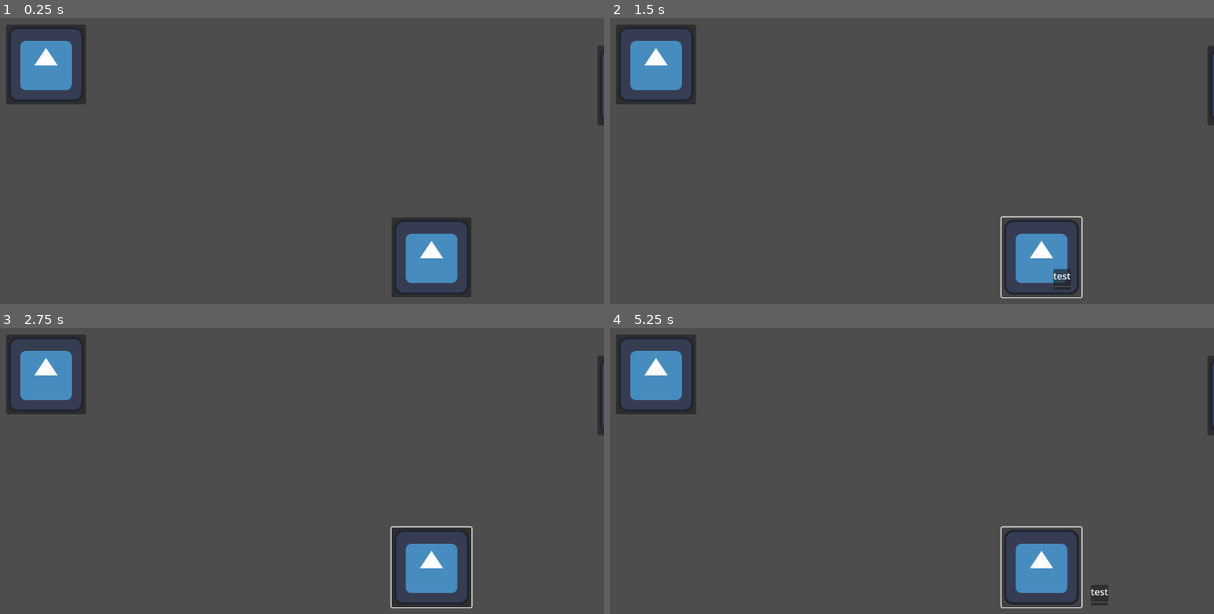
Above: before the commit, frames 1-4 (two rows, left to right).
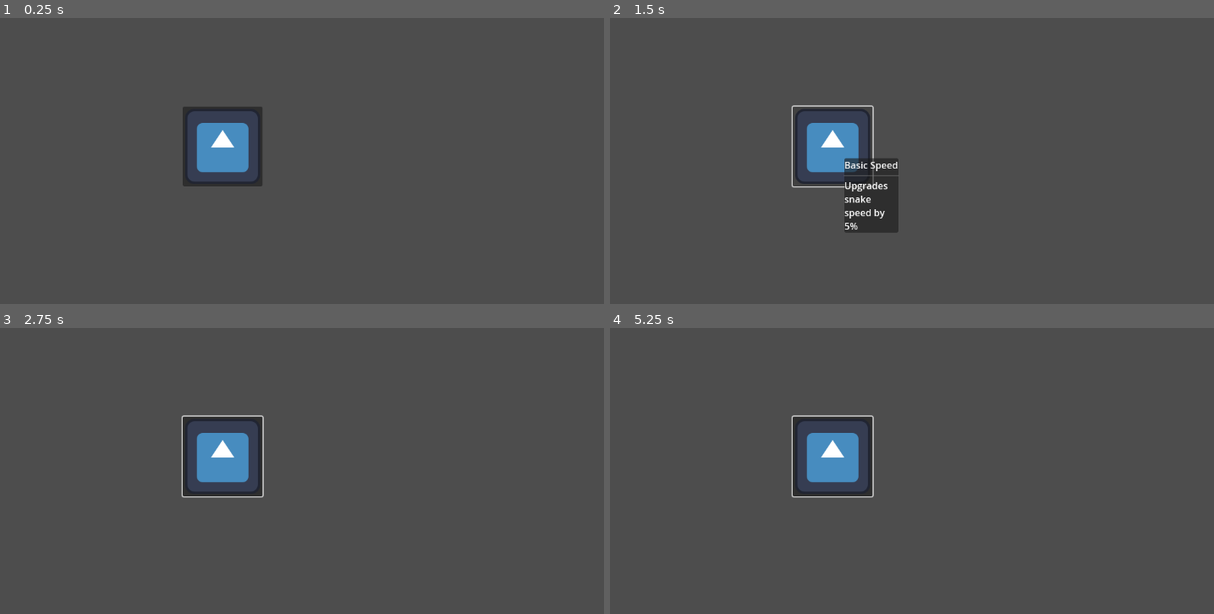
Above: after the commit, the same moments.

Repository: tylercchase/gmtk-2025
Game: Godot game, scene res://src/menus/upgrade/upgrade_menu.tscn
Same seed, same stepped clock (60 frames per second), same inputs: the game is played once before the commit and once after it. This scene is started directly instead of the project's main scene. The engine's default icon, where the game draws it, is replaced by a stand-in: a white triangle on a blue panel in a dark square.
Inputs (mouse positions are in pixels of both pictures, inside the frame that each line leads up to; where the layout moved, square brackets give the same spot in the first picture):
- Up to frame 1 (0.25 s): no input
- Up to frame 2 (1.5 s): click (658, 63) at 0.52 s; click (833, 146) [1038, 258] at 1.25 s
- Up to frame 3 (2.75 s): tap Enter at 2 s; move the mouse to (416, 496) at 2.02 s; hold D (move_right) from 2.03 s (still down); click (416, 496) at 2.1 s
- Up to frame 4 (5.25 s): tap Space at 2.75, 4.25 s; move the mouse to (742, 533) at 2.77 s; release D (move_right) at 2.78 s; hold A (move_left) 2.78-3.53 s; click (742, 533) at 2.85 s; tap Enter at 3.5, 5 s; move the mouse to (942, 433) at 3.52 s; hold D (move_right) 3.53-5.03 s; click (942, 433) at 3.6 s; move the mouse to (839, 591) at 4.27 s; click (839, 591) at 4.35 s; move the mouse to (1081, 573) at 5.02 s; hold A (move_left) from 5.03 s (still down); click (1081, 573) at 5.1 s

The runs differ from the first frame. In frame 1, 7.3% of the frame differs, in the area x 0-100%, y 2-98%; in frame 2, 9.0%; in frame 3, 7.9%; in frame 4, 7.6%.

Commit message:
feat: upgrade types and setup

Diff:
--- a/src/menus/tooltip/upgrade_tooltip.gd
+++ b/src/menus/tooltip/upgrade_tooltip.gd
@@ -1,13 +1,17 @@
 extends PanelContainer
 
+@export var upgrade_title: Label
+@export var upgrade_description: RichTextLabel
 
 func _ready() -> void:
     Events.tooltip_changed.connect(_on_tooltip_changed)
     visible = false
 
 func update_info(upgrade: Upgrade):
-    print(upgrade)
     visible = true
+    upgrade_title.text = upgrade.name
+    upgrade_description.text = upgrade.description
+
 
 
 func _process(delta: float) -> void:
--- a/src/menus/tooltip/upgrade_tooltip.tscn
+++ b/src/menus/tooltip/upgrade_tooltip.tscn
@@ -2,13 +2,15 @@
 
 [ext_resource type="Script" uid="uid://dd356e1mep0u7" path="res://src/menus/tooltip/upgrade_tooltip.gd" id="1_6y7um"]
 
-[node name="UpgradeTooltip" type="PanelContainer"]
+[node name="UpgradeTooltip" type="PanelContainer" node_paths=PackedStringArray("upgrade_title", "upgrade_description")]
 anchors_preset = 15
 anchor_right = 1.0
 anchor_bottom = 1.0
 grow_horizontal = 2
 grow_vertical = 2
 script = ExtResource("1_6y7um")
+upgrade_title = NodePath("VBoxContainer/Label")
+upgrade_description = NodePath("VBoxContainer/RichTextLabel")
 
 [node name="VBoxContainer" type="VBoxContainer" parent="."]
 layout_mode = 2
--- a/src/menus/upgrade/upgrade_menu.tscn
+++ b/src/menus/upgrade/upgrade_menu.tscn
@@ -1,34 +1,9 @@
-[gd_scene load_steps=9 format=3 uid="uid://dwumukl8x0xq7"]
+[gd_scene load_steps=5 format=3 uid="uid://dwumukl8x0xq7"]
 
 [ext_resource type="Script" uid="uid://hso657cchuqb" path="res://src/menus/upgrade/tree_camera.gd" id="1_5gbj0"]
 [ext_resource type="PackedScene" uid="uid://b2e3cqoh7f5l1" path="res://src/menus/upgrade/upgrade_button.tscn" id="2_5gbj0"]
-[ext_resource type="Script" uid="uid://ps2c8mb4abcu" path="res://src/upgrades/upgrade_requirement.gd" id="3_m5u62"]
-[ext_resource type="Script" uid="uid://cndo4mrkn07ft" path="res://src/upgrades/upgrade.gd" id="4_siov3"]
+[ext_resource type="Resource" uid="uid://4pqkh6ahfar4" path="res://src/upgrades/upgrades/resources/basic_speed.tres" id="3_m5u62"]
 [ext_resource type="PackedScene" uid="uid://dhisaf2mh2g72" path="res://src/menus/tooltip/upgrade_tooltip.tscn" id="5_siov3"]
-
-[sub_resource type="Resource" id="Resource_ynbbg"]
-script = ExtResource("4_siov3")
-name = "Test"
-description = "A test of this system"
-id = "test"
-requirements = Array[ExtResource("3_m5u62")]([])
-metadata/_custom_type_script = "uid://cndo4mrkn07ft"
-
-[sub_resource type="Resource" id="Resource_53qew"]
-script = ExtResource("4_siov3")
-name = "ahhhhhh"
-description = "ahhhhhh"
-id = "ah"
-requirements = Array[ExtResource("3_m5u62")]([])
-metadata/_custom_type_script = "uid://cndo4mrkn07ft"
-
-[sub_resource type="Resource" id="Resource_siov3"]
-script = ExtResource("4_siov3")
-name = "Test2"
-description = "test"
-id = "test2"
-requirements = Array[ExtResource("3_m5u62")]([])
-metadata/_custom_type_script = "uid://cndo4mrkn07ft"
 
 [node name="UpgradeMenu" type="Node2D"]
 
@@ -37,24 +12,10 @@
 script = ExtResource("1_5gbj0")
 
 [node name="Button" parent="." instance=ExtResource("2_5gbj0")]
-offset_left = 138.0
-offset_top = -70.0
-offset_right = 274.0
-offset_bottom = 66.0
-upgrade_resource = SubResource("Resource_ynbbg")
-
-[node name="Button3" parent="." instance=ExtResource("2_5gbj0")]
-offset_left = 489.0
-offset_top = -363.0
-offset_right = 625.0
-offset_bottom = -227.0
-upgrade_resource = SubResource("Resource_53qew")
-
-[node name="Button2" parent="." instance=ExtResource("2_5gbj0")]
-offset_left = -519.0
-offset_top = -399.0
-offset_right = -383.0
-offset_bottom = -263.0
-upgrade_resource = SubResource("Resource_siov3")
+offset_left = -218.0
+offset_top = -259.0
+offset_right = -82.0
+offset_bottom = -123.0
+upgrade_resource = ExtResource("3_m5u62")
 
 [node name="UpgradeTooltip" parent="." instance=ExtResource("5_siov3")]
--- a/src/upgrades/upgrade.gd
+++ b/src/upgrades/upgrade.gd
@@ -5,4 +5,11 @@
 @export_multiline var description: String # some way of filling in the description later
 @export var id: String
 
+@export var purchase_prices: Array[int] # maybe needs a resource here for different types of currencies?? or an enum
+# also acts as a max-level count by the amount of purchase prices listed
+
 @export var requirements: Array[UpgradeRequirement]
+
+
+func on_buy_level(): # I wish we were in godot 4.5, where there's abstract classes ;-;
+    pass
--- /dev/null
+++ b/src/upgrades/upgrades/resources/basic_speed.tres
@@ -0,0 +1,16 @@
+[gd_resource type="Resource" script_class="StatUpgrade" load_steps=3 format=3 uid="uid://4pqkh6ahfar4"]
+
+[ext_resource type="Script" uid="uid://ps2c8mb4abcu" path="res://src/upgrades/upgrade_requirement.gd" id="1_3w3fe"]
+[ext_resource type="Script" uid="uid://bnner40wkr4wm" path="res://src/upgrades/upgrades/stat_upgrade.gd" id="2_3w3fe"]
+
+[resource]
+script = ExtResource("2_3w3fe")
+stat = 0
+amount = 1.05
+type = 2
+name = "Basic Speed"
+description = "Upgrades snake speed by 5%"
+id = "basic-speed"
+purchase_prices = Array[int]([5])
+requirements = Array[ExtResource("1_3w3fe")]([])
+metadata/_custom_type_script = "uid://bnner40wkr4wm"
--- /dev/null
+++ b/src/upgrades/upgrades/stat_upgrade.gd
@@ -0,0 +1,18 @@
+class_name StatUpgrade
+extends Upgrade
+
+@export var stat: Stat
+@export var amount: float
+@export var type: NumberType
+enum Stat {
+    SPEED,
+    LENGTH
+}
+enum NumberType {
+    ADD,
+    SUBTRACT,
+    MULTIPLY,
+    DIVIDE
+}
+func on_buy_level():
+    pass
Not shown, added: src/upgrades/upgrades/stat_upgrade.gd.uid
